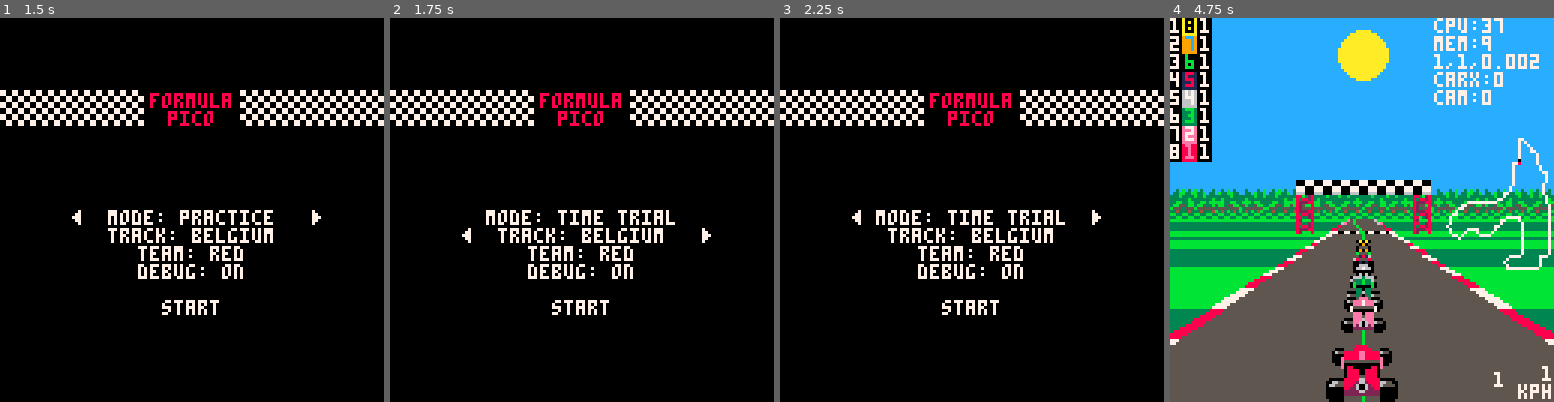
Above: before the commit, frames 1-4 (left to right).
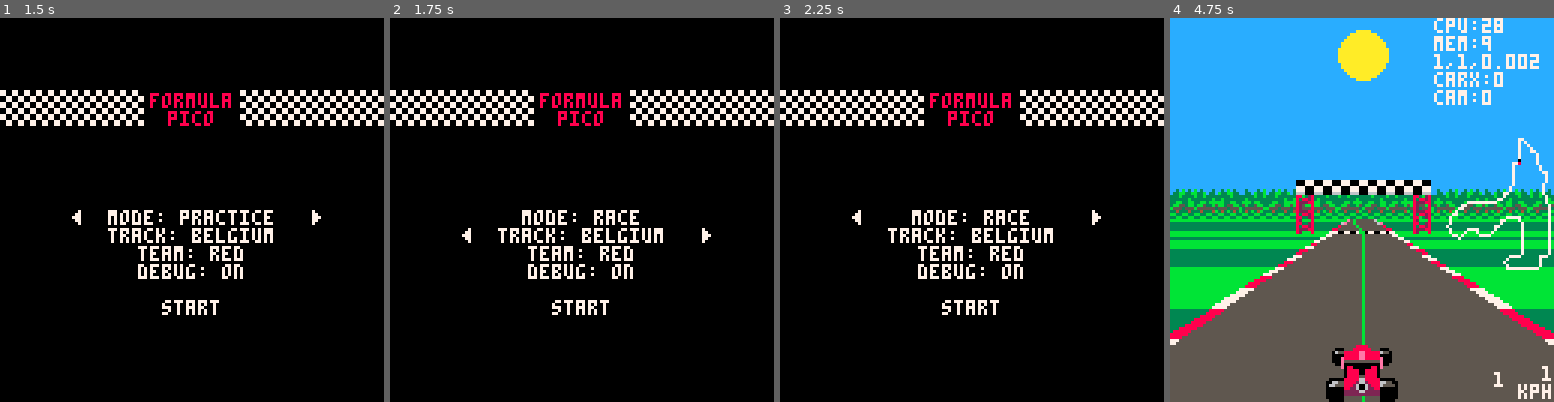
Above: after the commit, the same moments.

Repository: Joeltronics/formula_pico
Game: PICO-8 cartridge formula_pico.p8
Two runs of this game, one before a commit and one after it. Both use one fixed random seed, a clock stepped at 60 frames per second and the inputs below.
Inputs:
- Up to frame 1 (1.5 s): tap X (X key) at 0.33, 1.07 s; tap O (Z key) at 0.7 s
- Up to frame 2 (1.75 s): hold Right from 1.6 s (still down); tap O (Z key) at 1.7 s
- Up to frame 3 (2.25 s): tap X (X key) at 1.85 s; release Right at 2.1 s; tap O (Z key) at 2.1 s; hold Up from 2.15 s (still down)
- Up to frame 4 (4.75 s): release Up at 2.42 s; hold Right 2.47-3.03 s; tap O (Z key) every 0.4 s from 2.5 to 4.5 s; tap X (X key) at 2.97, 4.08 s; hold Left 3.08-3.58 s; hold Down 3.63-3.97 s; hold Right 4.02-4.68 s; hold Up from 4.73 s (still down)

Frame 1 is identical in both runs. In frame 2, 0.9% of the frame differs, in the area x 25-75%, y 50-54%; in frame 3, 0.9%; in frame 4, 5.6%, in the area x 0-86%, y 0-83%.

Commit message:
Remove time trial mode, for now

Diff:
--- a/title_screen.lua
+++ b/title_screen.lua
@@ -23,10 +23,11 @@
 
 			local num_other_cars = 0
 			local ghost = false
+			-- if mode == 1 then
+			-- 	num_other_cars = 1
+			-- 	ghost = true
+			-- elseif mode == 2 then
 			if mode == 1 then
-				num_other_cars = 1
-				ghost = true
-			elseif mode == 2 then
 				num_other_cars = 7
 			end
 
@@ -47,7 +48,7 @@
 	if (btnp(1)) incr += 1
 
 	if incr ~= 0 then
-		if (row_zidx == 0) mode = (mode + incr) % 3
+		if (row_zidx == 0) mode = (mode + incr) % 2
 		if (row_zidx == 1) track_zidx = (track_zidx + incr) % #tracks
 		if (row_zidx == 2) team_zidx = (team_zidx + incr) % #palettes
 		-- TODO: add separate debug option to print CPU or not
@@ -69,8 +70,8 @@
 
 	local mode_str = ''
 	if (mode == 0) mode_str = 'practice'
-	if (mode == 1) mode_str = 'time trial'
-	if (mode == 2) mode_str = 'race'
+	-- if (mode == 1) mode_str = 'time trial'
+	if (mode == 1) mode_str = 'race'
 
 	print_centered("mode: " .. mode_str, 64, 64, 7)
 	print_centered("track: " .. tracks[track_zidx+1].name, 64, 70, 7)
